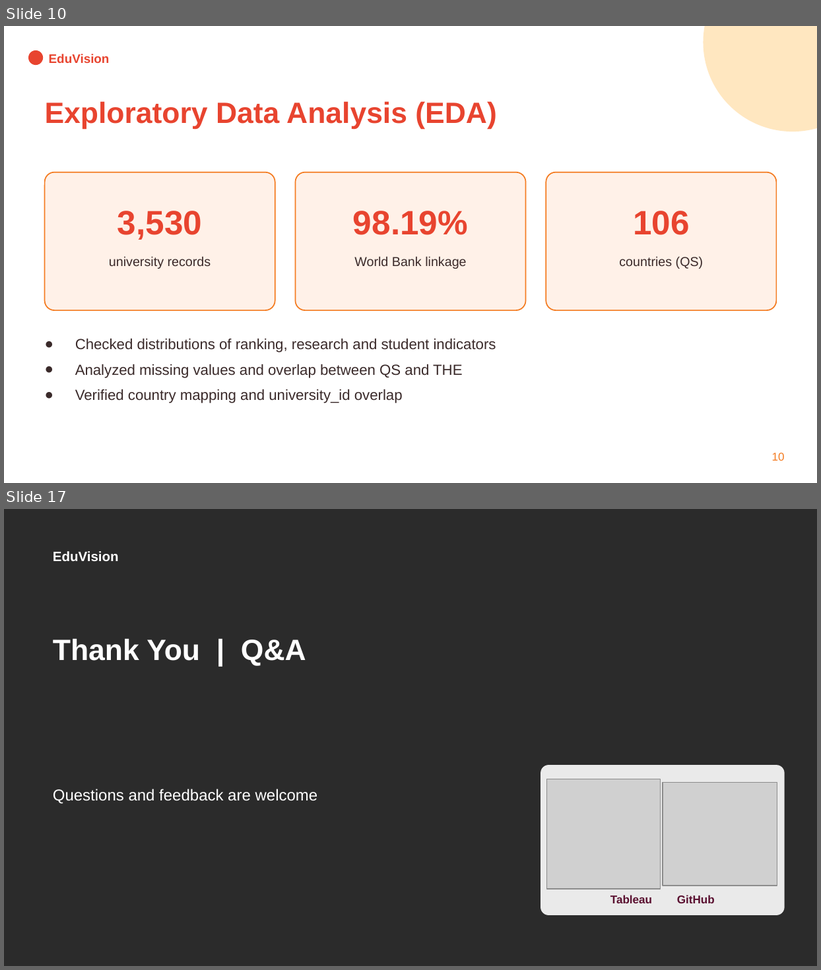
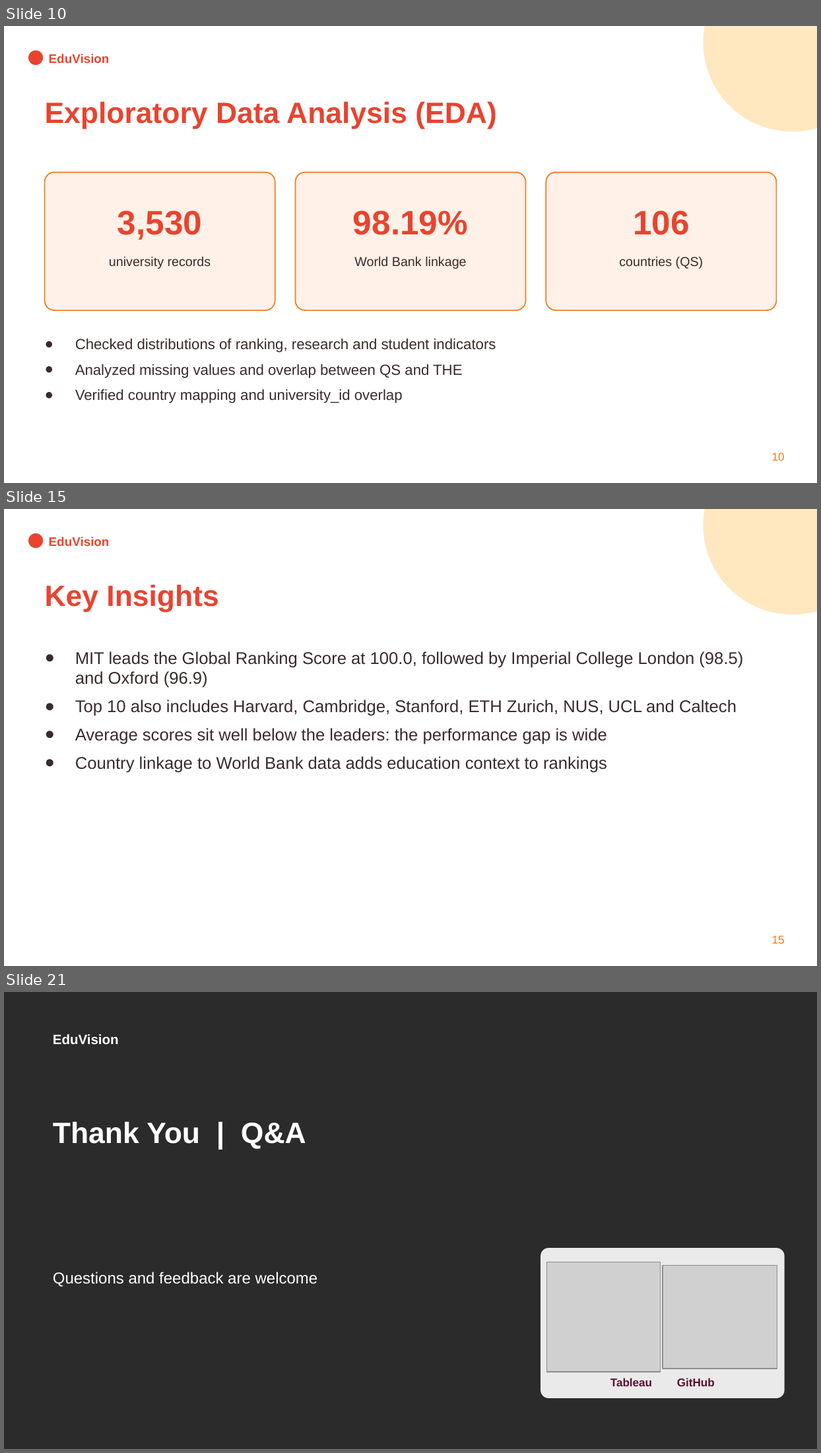
Before and after one commit to springboardmentor1234r/Higher-Education-Intelligence-System-for-Institutional-Performance-and-Academic-Excellence-Analysis, a slide deck: Final Project/EduVision_Presentation.pptx. Shown one above the other, each under a label of ours: slides 10 and 17 before the commit, slides 10, 15 and 21 after it; the slides between them are not shown. The pictures are 821x970 and 821x1453 pixels, drawn with LibreOffice and Linux fonts; fonts in the diff are those of the drawing; grey boxes stand for pictures; background and template pictures are left out; a plain dark background stands for a picture behind light text. Boxes give left, top, right and bottom in pixels: in the first picture for what was removed or moved away, otherwise in the second. Text is boxed around its words. In the diff, an @@ line names an element or a change of style, - is before the commit and + after.

```diff
--- a/Final Project/EduVision_Presentation.pptx
+++ b/Final Project/EduVision_Presentation.pptx
@@ slide 15 added at (x1=4, y1=509, x2=817, y2=966), background #FFFFFF @@
@@ ellipse added at (x1=704, y1=509, x2=817, y2=615), fill #FFB030 at 30% opacity @@
@@ ellipse added at (x1=28, y1=533, x2=43, y2=548), fill #E8442F @@
@@ text added at (x1=49, y1=537, x2=110, y2=546), 11 pt, text #E8442F, bold @@
+EduVision
@@ text added at (x1=45, y1=584, x2=218, y2=612), 26 pt, text #E8442F, bold @@
+Key Insights
@@ text added at (x1=75, y1=652, x2=743, y2=773), 15 pt, text #3A2A2A @@
+● MIT leads the Global Ranking Score at 100.0, followed by Imperial College London (98.5) and Oxford (96.9)
+● Top 10 also includes Harvard, Cambridge, Stanford, ETH Zurich, NUS, UCL and Caltech
+● Average scores sit well below the leaders: the performance gap is wide
+● Country linkage to World Bank data adds education context to rankings
@@ text added at (x1=772, y1=936, x2=785, y2=944), 10 pt, text #F47B20 @@
+15
@@ what was slide 17 is now slide 21 @@
```
Also in this commit, not shown: 6 slides changed, 3 other slides added.
